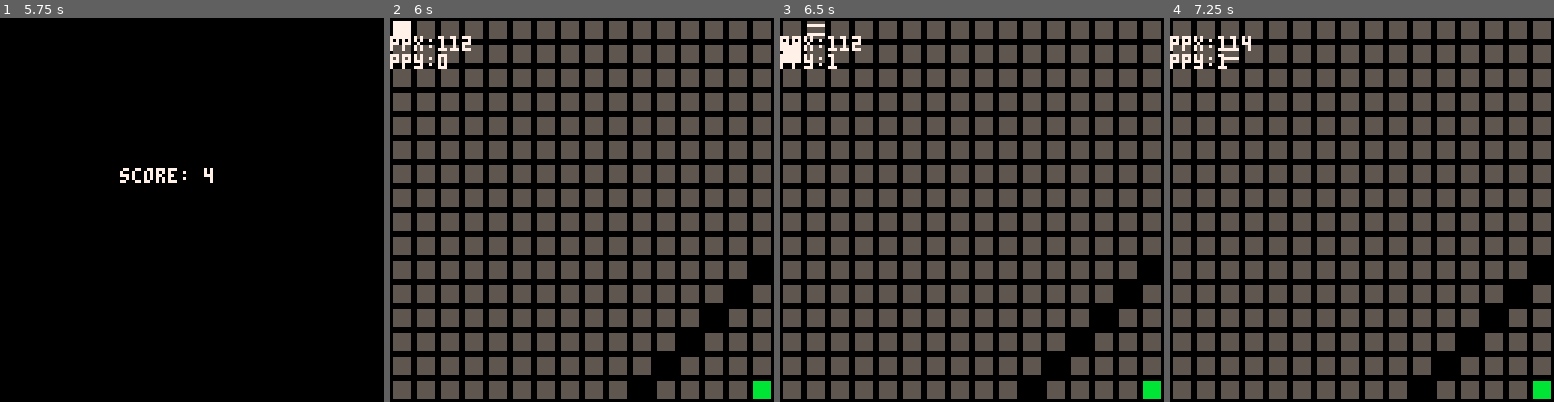
Above: before the commit, frames 1-4 (left to right).
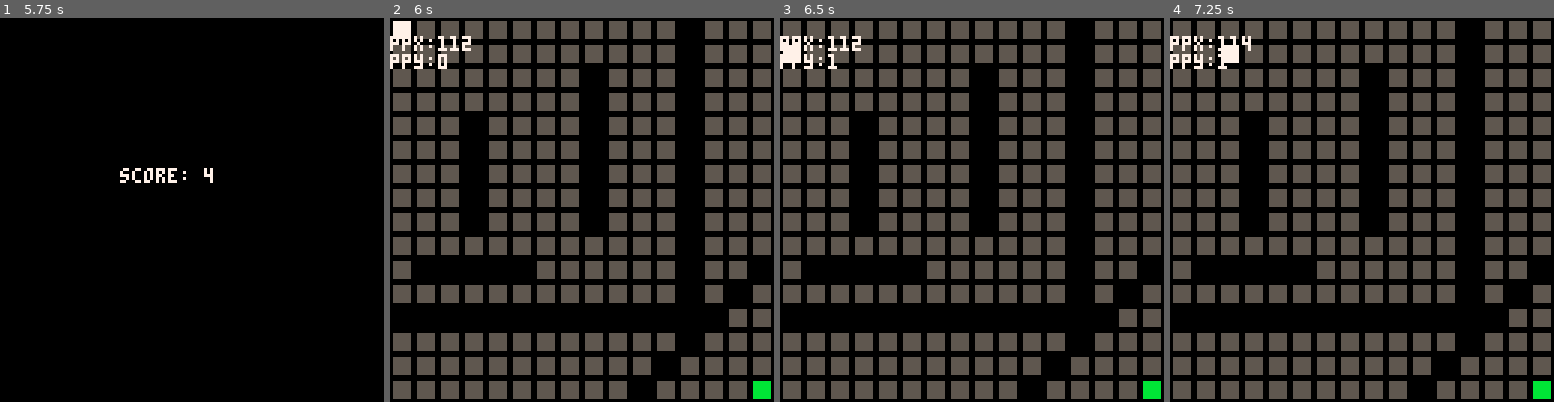
Above: after the commit, the same moments.

Repository: abemassry/dimensional-jump
Game: PICO-8 cartridge dimensional-jump.p8
Same seed, same stepped clock (60 frames per second), same inputs: the game is played once before the commit and once after it.
Inputs:
- Up to frame 1 (5.75 s): tap X (X key) at 0.33, 1.07, 1.85, 2.97, 4.08, 5.2 s; tap O (Z key) at 0.7, 1.7, 2.1, 2.5, 2.9, 3.3, 3.7, 4.1, 4.5, 4.9, 5.3, 5.7 s; hold Right 1.6-2.1 s; hold Up 2.15-2.42 s; hold Right 2.47-3.03 s; hold Left 3.08-3.58 s; hold Down 3.63-3.97 s; hold Right 4.02-4.68 s; hold Up 4.73-5.03 s; hold Left 5.08-5.68 s; hold Down from 5.73 s (still down)
- Up to frame 2 (6 s): keep holding Down
- Up to frame 3 (6.5 s): release Down at 6.03 s; hold Right from 6.08 s (still down); tap O (Z key) at 6.1 s; tap X (X key) at 6.32 s
- Up to frame 4 (7.25 s): tap O (Z key) at 6.5, 6.9 s; release Right at 6.58 s; hold Right 6.63-7.13 s; hold Up from 7.18 s (still down)

Frame 1 is identical in both runs. In frame 2, 9.2% of the frame differs, in the area x 0-81%, y 0-81%; in frame 3, 9.3%; in frame 4, 9.4%.

Commit message:
add obstacles to 2d level

Diff:
--- a/dimensional-jump.p8
+++ b/dimensional-jump.p8
@@ -261,6 +261,49 @@
 		{124,13},
 		{123,14},
 		{122,15},
+		{124, 0},
+		{124, 1},
+		{124, 2},
+		{124, 3},
+		{124, 4},
+		{124, 5},
+		{124, 6},
+		{124, 7},
+		{124, 8},
+		{124, 9},
+		{124, 10},
+		{124, 11},
+		{124, 12},
+		{112, 12},
+		{113, 12},
+		{114, 12},
+		{115, 12},
+		{116, 12},
+		{117, 12},
+		{118, 12},
+		{119, 12},
+		{120, 12},
+		{121, 12},
+		{122, 12},
+		{123, 12},
+		{124, 12},
+		{120, 2},
+		{120, 3},
+		{120, 4},
+		{120, 5},
+		{120, 6},
+		{120, 7},
+		{120, 8},
+		{113, 10},
+		{114, 10},
+		{115, 10},
+		{116, 10},
+		{117, 10},
+		{115, 4},
+		{115, 5},
+		{115, 6},
+		{115, 7},
+		{115, 8}
 	}
 end
 function two_level_start()
@@ -488,13 +531,13 @@
 			end
 			for key,value in pairs(self.obstacles) do
 				mset(value[1], value[2], 248)
-				if (self.player_posx == i and self.player_posy == j) then
-					mset(i, j, 247)
+				if (self.player_posx == value[1] and self.player_posy == value[2]) then
+					mset(value[1], value[2], 247)
 					self.falling = true
-					if (self.lose_timer > 30) mset(i, j, 246)
-					if (self.lose_timer > 45) mset(i, j, 248)
-				end
-				if (self.player_posx_prev) then
+					if (self.lose_timer > 30) mset(value[1], value[2], 246)
+					if (self.lose_timer > 45) mset(value[1], value[2], 248)
+				end
+				if (self.player_posx_prev and self.dashed) then
 					if (self.dash_dir == '+h') mset(self.player_posx_prev+1, self.player_posy_prev, 251)
 					if (self.dash_dir == '-h') mset(self.player_posx_prev-1, self.player_posy_prev, 251)
 					if (self.dash_dir == '+v') mset(self.player_posx_prev, self.player_posy_prev+1, 250)
